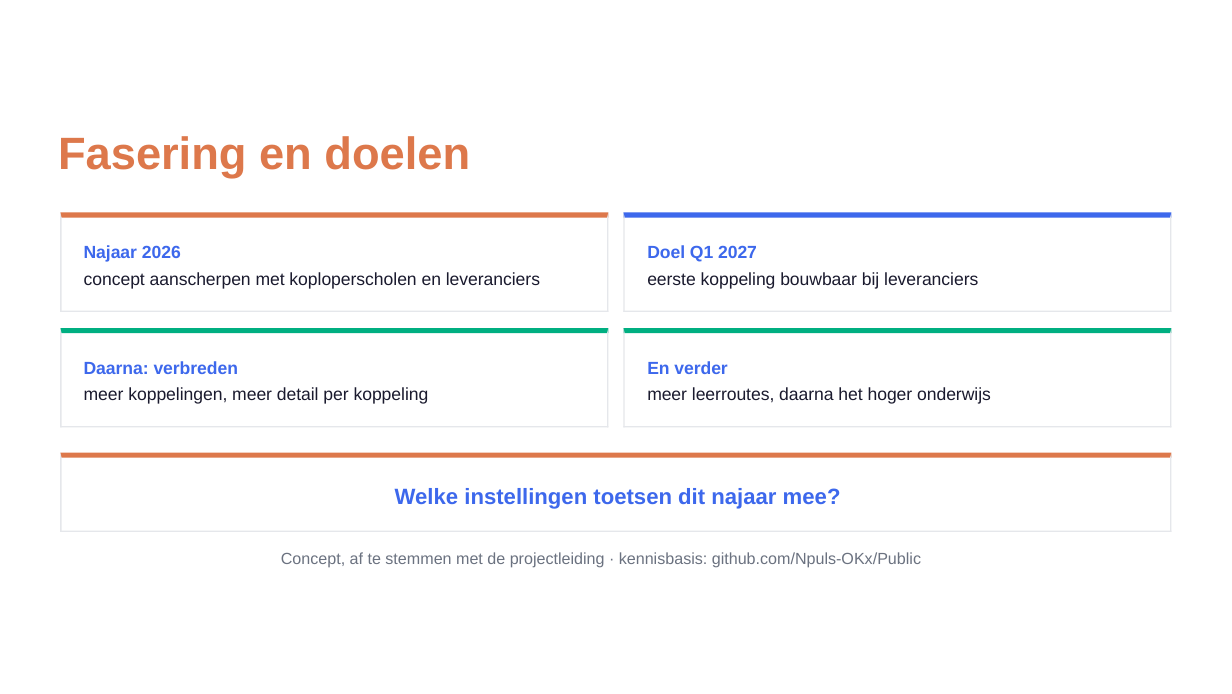
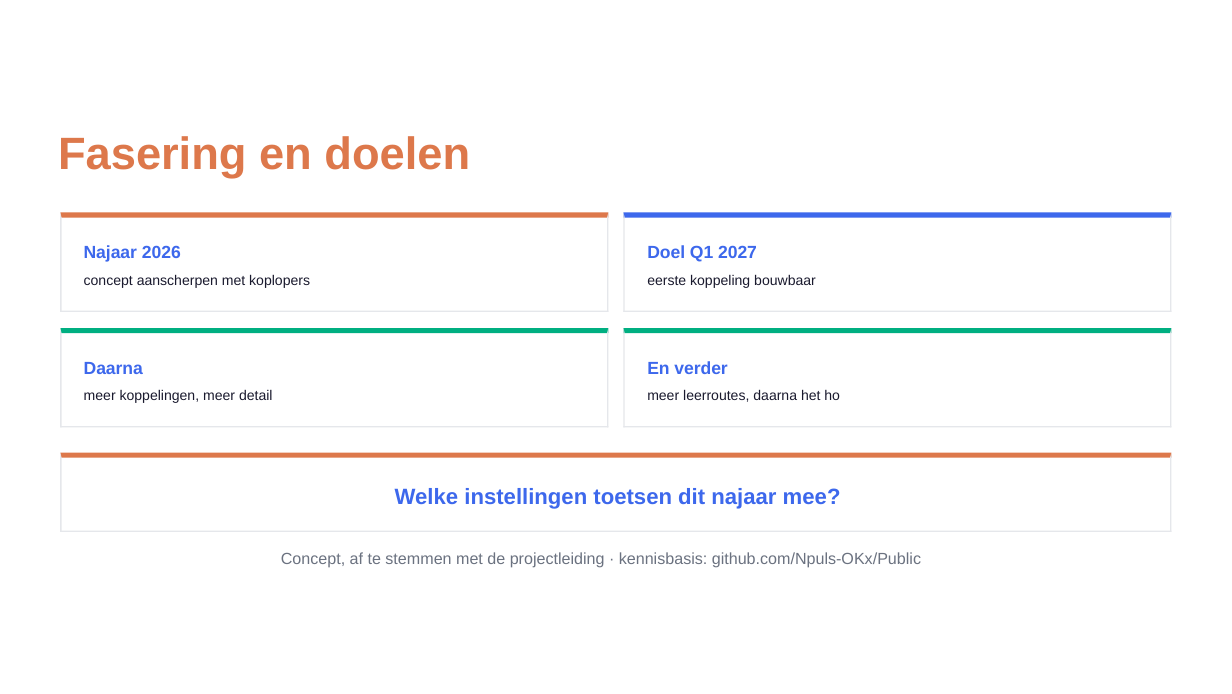
Before and after one commit to Npuls-OKx/meta, a slide deck: slide 6 of presentaties/export/260929_werkgroep_okx_voortgang/260929_werkgroep_okx_voortgang.pptx. Drawn at 1232x694 pixels with LibreOffice and Linux fonts; fonts in the diff are those of the drawing; background and template pictures are left out. Boxes give left, top, right and bottom in pixels: in the first picture for what was removed or moved away, otherwise in the second. Text is boxed around its words. In the diff, an @@ line names an element or a change of style, - is before the commit and + after.

```diff
--- a/presentaties/export/260929_werkgroep_okx_voortgang/260929_werkgroep_okx_voortgang.pptx
+++ b/presentaties/export/260929_werkgroep_okx_voortgang/260929_werkgroep_okx_voortgang.pptx
@@ text at box(84, 274, 310, 288): text changed; size 10.5 to 8.4 pt @@
-concept aanscherpen met koploperscholen en leveranciers
+concept aanscherpen met koplopers
@@ text at box(647, 274, 816, 288): text changed; size 10.5 to 8.4 pt @@
-eerste koppeling bouwbaar bij leveranciers
+eerste koppeling bouwbaar
@@ text at box(84, 389, 273, 403): text changed; size 10.5 to 8.4 pt @@
-meer koppelingen, meer detail per koppeling
+meer koppelingen, meer detail
@@ text at box(84, 362, 143, 374): text changed @@
-Daarna: verbreden
+Daarna
@@ text at box(647, 389, 840, 402): text changed; size 10.5 to 8.4 pt @@
-meer leerroutes, daarna het hoger onderwijs
+meer leerroutes, daarna het ho
```
Also in this commit, not shown: 4 other slides changed, 6 other files.
